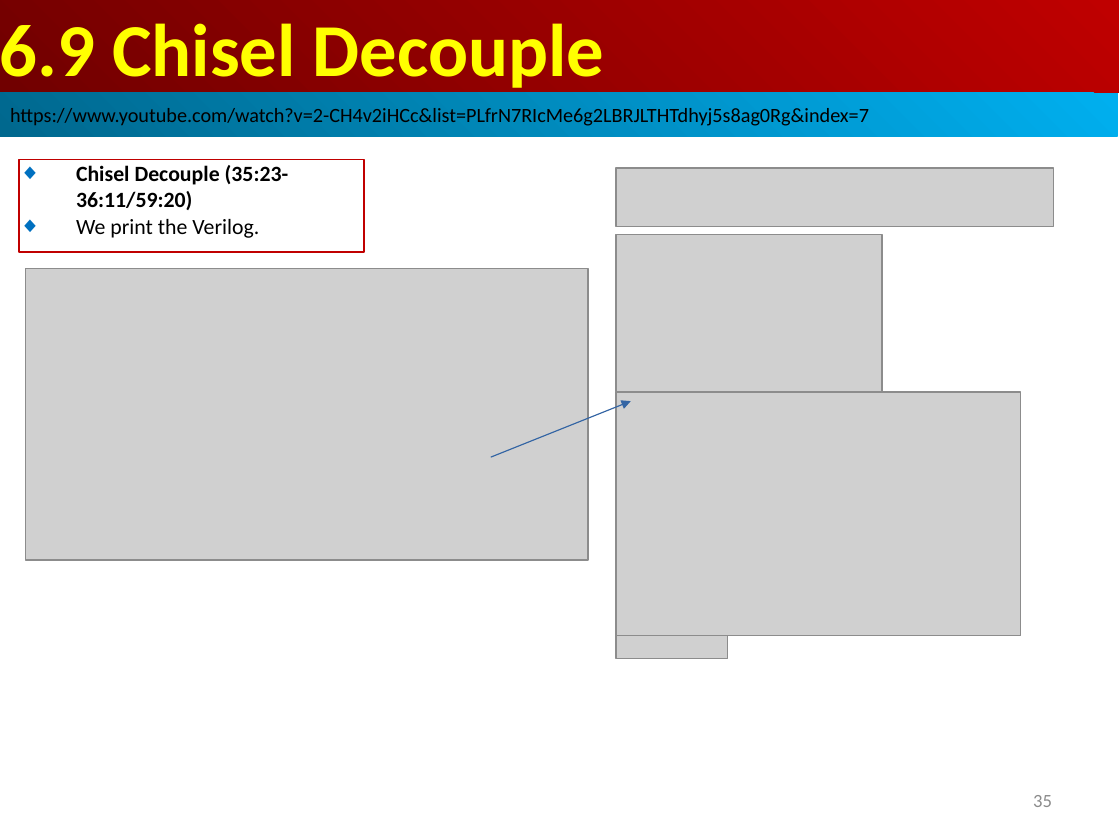
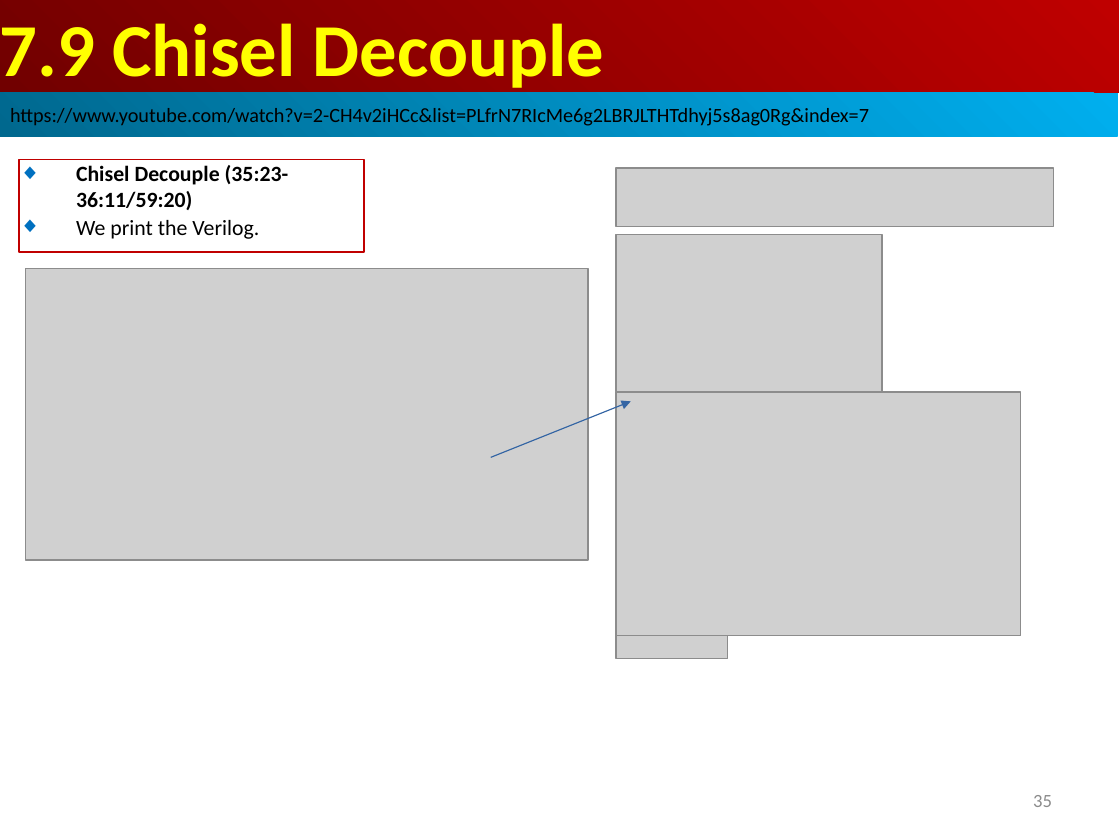
Before and after one commit to peterhchen/AIU_CS800_Chisel, a slide deck: slide 35 of 500_UCSC_HWD/007_Decoup/000_Video/007.Decoup.ppt. Drawn at 1120x840 pixels with LibreOffice and Linux fonts; fonts in the diff are those of the drawing; grey boxes stand for pictures. Boxes give left, top, right and bottom in pixels: in the first picture for what was removed or moved away, otherwise in the second. Text is boxed around its words. In the diff, an @@ line names an element or a change of style, - is before the commit and + after.

```diff
--- a/500_UCSC_HWD/007_Decoup/000_Video/007.Decoup.ppt
+++ b/500_UCSC_HWD/007_Decoup/000_Video/007.Decoup.ppt
@@ text in rectangle at <box>0,23,604,93</box>: text changed @@
-6.9 Chisel Decouple
+7.9 Chisel Decouple
```
Also in this commit, not shown: 45 other slides changed.
